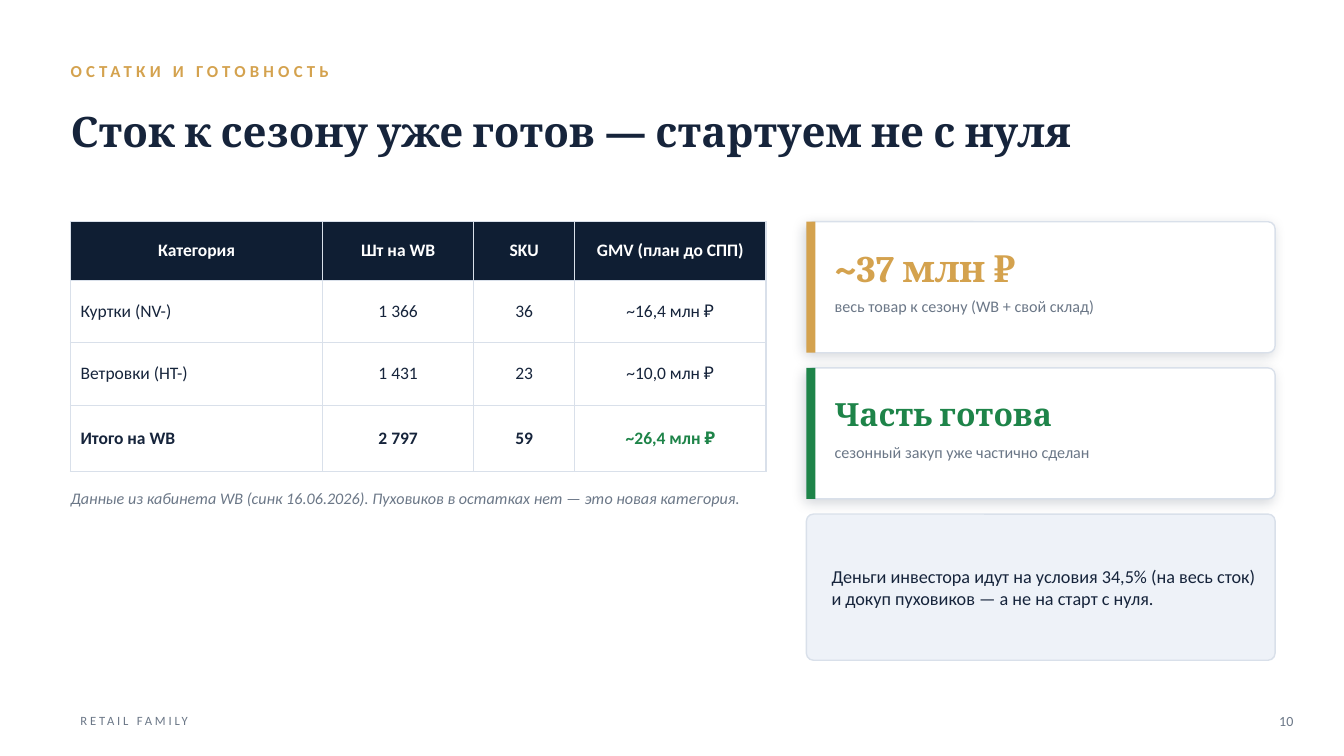
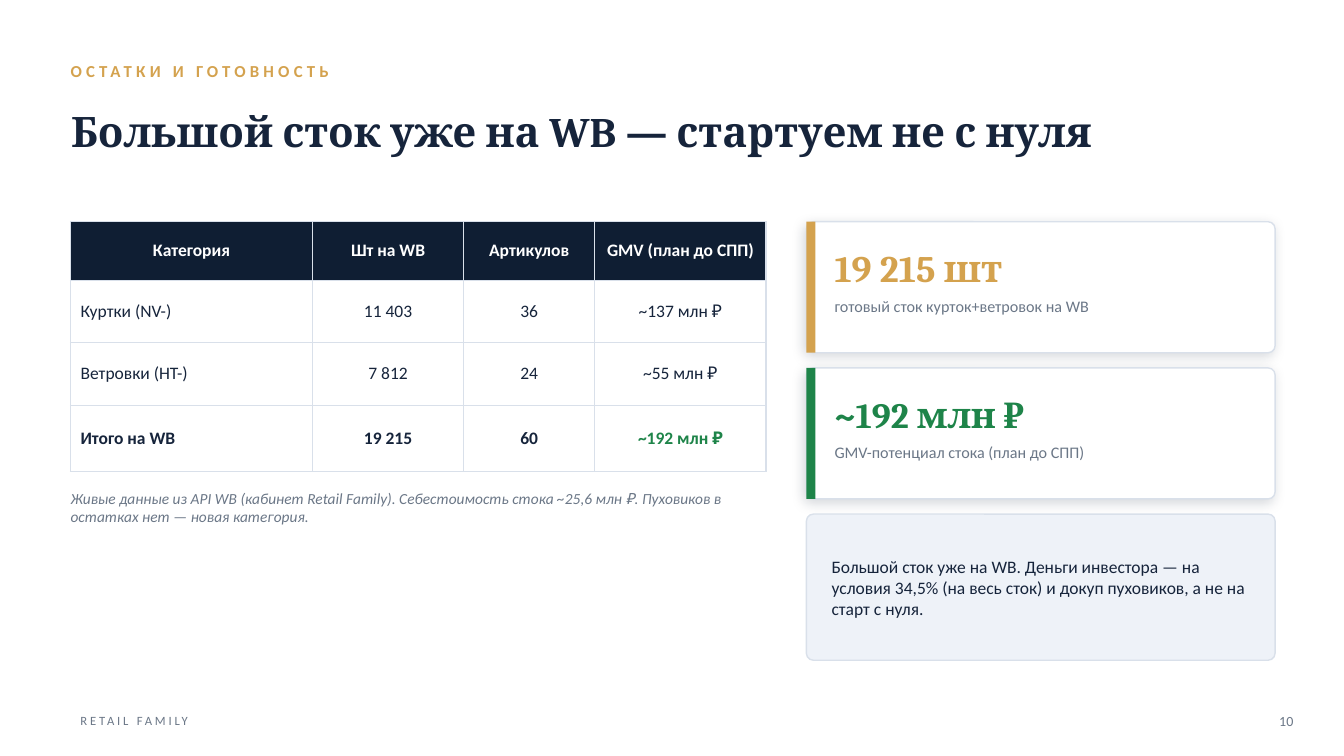
Before and after one commit to mopankratov-cmyk/finance-panel, a slide deck: slide 10 of docs/Retail-Family-Investor.pptx. Drawn at 1344x756 pixels with LibreOffice and Linux fonts; fonts in the diff are those of the drawing. Boxes give left, top, right and bottom in pixels: in the first picture for what was removed or moved away, otherwise in the second. Text is boxed around its words. In the diff, an @@ line names an element or a change of style, - is before the commit and + after.

```diff
--- a/docs/Retail-Family-Investor.pptx
+++ b/docs/Retail-Family-Investor.pptx
@@ text at (x1=71, y1=115, x2=1092, y2=157): text changed @@
-Сток к сезону уже готов — стартуем не с нуля
+Большой сток уже на WB — стартуем не с нуля
@@ table at (x1=71, y1=222, x2=766, y2=448) @@
-row 1, column 3: SKU
+row 1, column 3: Артикулов
-row 2, column 2: 1 366
+row 2, column 2: 11 403
-row 2, column 4: ~16,4 млн ₽
+row 2, column 4: ~137 млн ₽
-row 3: Ветровки (HT-) | 1 431 | 23 | ~10,0 млн ₽
+row 3: Ветровки (HT-) | 7 812 | 24 | ~55 млн ₽
-row 4: Итого на WB | 2 797 | 59 | ~26,4 млн ₽
+row 4: Итого на WB | 19 215 | 60 | ~192 млн ₽
@@ text at (x1=835, y1=256, x2=1002, y2=283): text changed @@
-~37 млн ₽
+19 215 шт
@@ text at (x1=835, y1=301, x2=1089, y2=315): text changed @@
-весь товар к сезону (WB + свой склад)
+готовый сток курток+ветровок на WB
@@ text at (x1=835, y1=404, x2=996, y2=429): text changed; size 22.8 to 25.4 pt @@
-Часть готова
+~192 млн ₽
@@ text at (x1=835, y1=446, x2=1085, y2=461): text changed @@
-сезонный закуп уже частично сделан
+GMV-потенциал стока (план до СПП)
@@ text at (x1=71, y1=493, x2=721, y2=525): text changed; size 11.5 to 11 pt @@
-Данные из кабинета WB (синк 16.06.2026). Пуховиков в остатках нет — это новая категория.
+Живые данные из API WB (кабинет Retail Family). Себестоимость стока ~25,6 млн ₽. Пуховиков в остатках нет — новая категория.
@@ text at (x1=832, y1=561, x2=1245, y2=618): text changed; size 13 to 12.5 pt @@
-Деньги инвестора идут на условия 34,5% (на весь сток) и докуп пуховиков — а не на старт с нуля.
+Большой сток уже на WB. Деньги инвестора — на условия 34,5% (на весь сток) и докуп пуховиков, а не на старт с нуля.
```
Also in this commit, not shown: 3 other slides changed, 2 other files.
